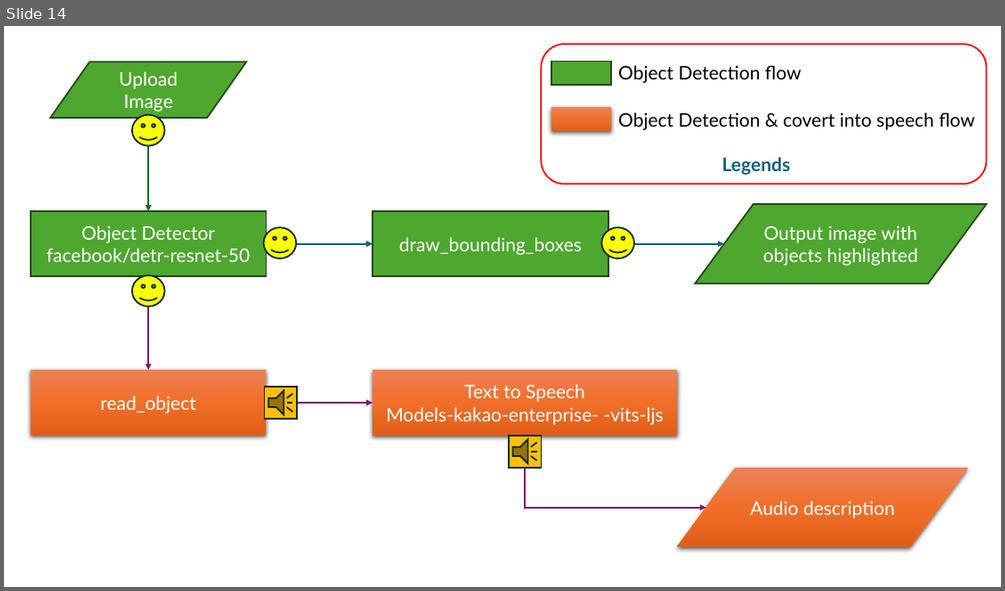
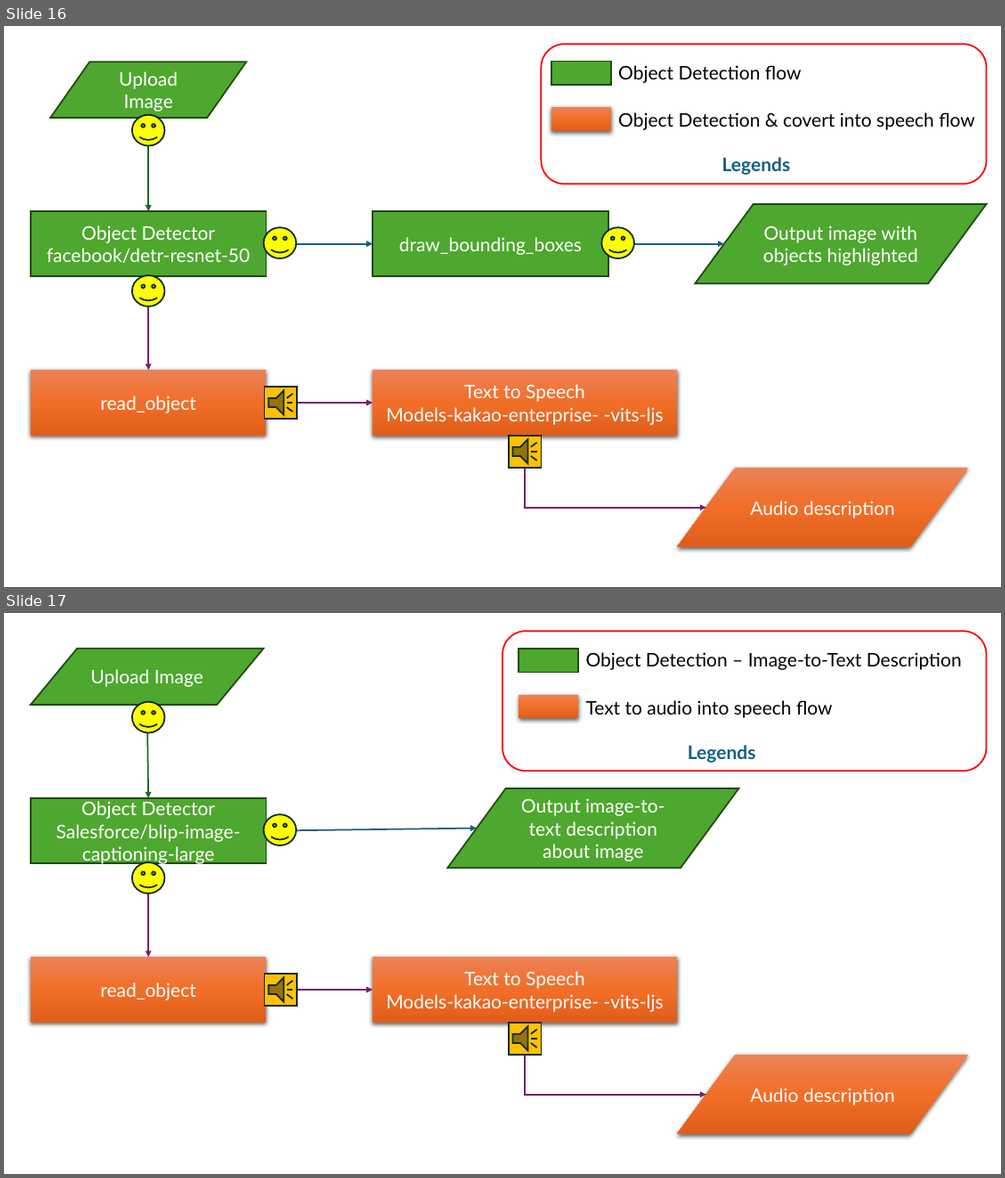
Before and after one commit to mayankchugh-learning/PythonRefresh, a slide deck: Python for Generative AI/Week 15/Python-LLMOps-using-Python-LVC/Docuement-QnA.pptx. Shown one above the other, each under a label of ours: slide 14 before the commit, slides 16 and 17 after it. The pictures are 1005x591 and 1005x1178 pixels, drawn with LibreOffice and Linux fonts; fonts in the diff are those of the drawing. Boxes give left, top, right and bottom in pixels: in the first picture for what was removed or moved away, otherwise in the second. Text is boxed around its words. In the diff, an @@ line names an element or a change of style, - is before the commit and + after.

```diff
--- a/Python for Generative AI/Week 15/Python-LLMOps-using-Python-LVC/Docuement-QnA.pptx
+++ b/Python for Generative AI/Week 15/Python-LLMOps-using-Python-LVC/Docuement-QnA.pptx
@@ slide 17 added at box(4, 613, 1001, 1174), background #FFFFFF @@
@@ rounded rectangle added at box(502, 631, 987, 771), fill #FFFFFF, outline #FF0000 1.5 pt @@
@@ flow chart input output added at box(31, 648, 264, 705), fill #4EA72E, outline #224914 1.5 pt, 18 pt, text #FFFFFF @@
+Upload Image
@@ rectangle added at box(518, 648, 578, 672), fill #4EA72E, outline #224914 1.5 pt @@
@@ text added at box(586, 652, 962, 670), 18 pt, text #000000 @@
+Object Detection – Image-to-Text Description
@@ smiley face added at box(132, 702, 165, 733), fill #FFFF00, outline #092A39 1.5 pt @@
@@ arrow added from (146, 705) to (148, 798), #196B24 1.5 pt @@
@@ rectangle added at box(518, 695, 578, 718), fill gradient #ED8257 to #F26E29 to #E25F1A @@
@@ text added at box(586, 700, 833, 718), 18 pt, text #000000 @@
+Text to audio into speech flow
@@ text added at box(688, 745, 756, 763), 18 pt, text #156082, bold @@
+Legends
@@ rectangle added at box(31, 798, 267, 863), fill #4EA72E, outline #224914 1.5 pt, 18 pt, text #FFFFFF @@
+Object Detector
+Salesforce/blip-image-captioning-large
@@ flow chart input output added at box(447, 788, 739, 868), fill #4EA72E, outline #224914 1.5 pt, 18 pt, text #FFFFFF @@
+Output image-to-text description about image
@@ smiley face added at box(264, 814, 297, 845), fill #FFFF00, outline #092A39 1.5 pt @@
@@ arrow added from (267, 831) to (477, 828), #156082 1.5 pt @@
@@ smiley face added at box(132, 862, 165, 893), fill #FFFF00, outline #092A39 1.5 pt @@
@@ arrow added from (148, 863) to (148, 957), #78206E 1.5 pt @@
@@ rectangle added at box(31, 957, 267, 1022), fill gradient #ED8257 to #F26E29 to #E25F1A, 18 pt, text #FFFFFF @@
+read_object
@@ rectangle added at box(372, 957, 677, 1022), fill gradient #ED8257 to #F26E29 to #E25F1A, 18 pt, text #FFFFFF @@
+Text to Speech
+Models-kakao-enterprise- -vits-ljs
@@ action button sound added at box(264, 973, 297, 1005), fill #FFC000, outline #092A39 1.5 pt @@
@@ arrow added from (267, 989) to (372, 989), #78206E 1.5 pt @@
@@ action button sound added at box(509, 1022, 542, 1054), fill #FFC000, outline #092A39 1.5 pt @@
@@ elbow arrow added from (526, 1022) to (706, 1094), #78206E 1.5 pt @@
@@ flow chart input output added at box(677, 1054, 969, 1134), fill gradient #ED8257 to #F26E29 to #E25F1A, 18 pt, text #FFFFFF @@
+Audio description
@@ what was slide 14 is now slide 16 @@
```
Also in this commit, not shown: 6 other files.
